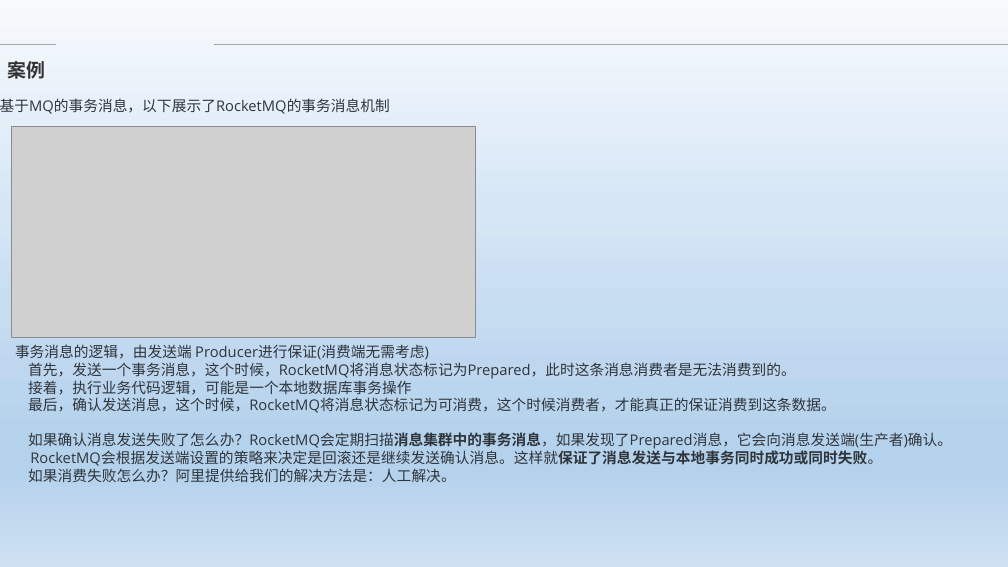
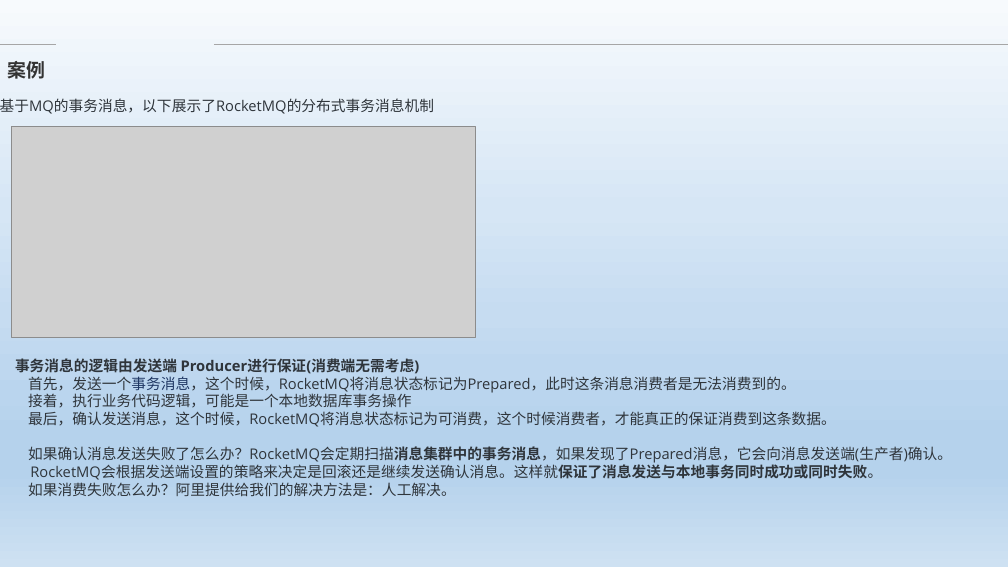
Before and after one commit to Heffie199/zhao_Note, a slide deck: slide 9 of 分布式事务的解决方案 .pptx. Drawn at 1008x567 pixels with LibreOffice and Linux fonts; fonts in the diff are those of the drawing; grey boxes stand for pictures; background and template pictures are left out. Boxes give left, top, right and bottom in pixels: in the first picture for what was removed or moved away, otherwise in the second. Text is boxed around its words. In the diff, an @@ line names an element or a change of style, - is before the commit and + after.

```diff
--- a/分布式事务的解决方案 .pptx
+++ b/分布式事务的解决方案 .pptx
@@ text at box(0, 98, 435, 114): text changed @@
-基于MQ的事务消息，以下展示了RocketMQ的事务消息机制
+基于MQ的事务消息，以下展示了RocketMQ的分布式事务消息机制
@@ text "事务消息的逻辑由发送端 Producer进行保证(消费端无需考虑)": place and size @@
-text "事务消息的逻辑由发送端 Producer进行保证(消费端无需考虑)" at box(15, 344, 952, 482)
+text "事务消息的逻辑由发送端 Producer进行保证(消费端无需考虑)" at box(15, 358, 952, 496)
@@ text at box(15, 358, 420, 374): text changed; bold on @@
-事务消息的逻辑，由发送端 Producer进行保证(消费端无需考虑)
+事务消息的逻辑由发送端 Producer进行保证(消费端无需考虑)
@@ text at box(28, 376, 795, 393): text colour #2F353B to #203864 in "首先，发送一个事务消息，这个时候，RocketMQ将消息状态标记为Prepared，此时这条消息消费者是无法消费到的。" @@
```
Also in this commit, not shown: 11 other slides changed, 2 other files.
